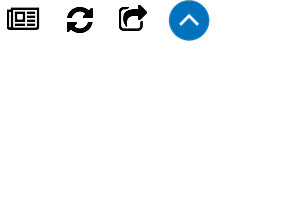
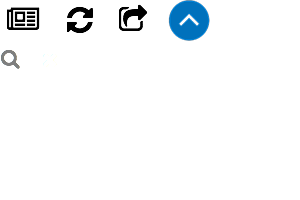
Layers edited between the first and the second 300 × 200 image:
added layer "Layer 6" above "Layer 5" over bbox(43, 54, 57, 67)
added layer "Layer 5" above "Layer 4" over bbox(1, 50, 20, 69)
